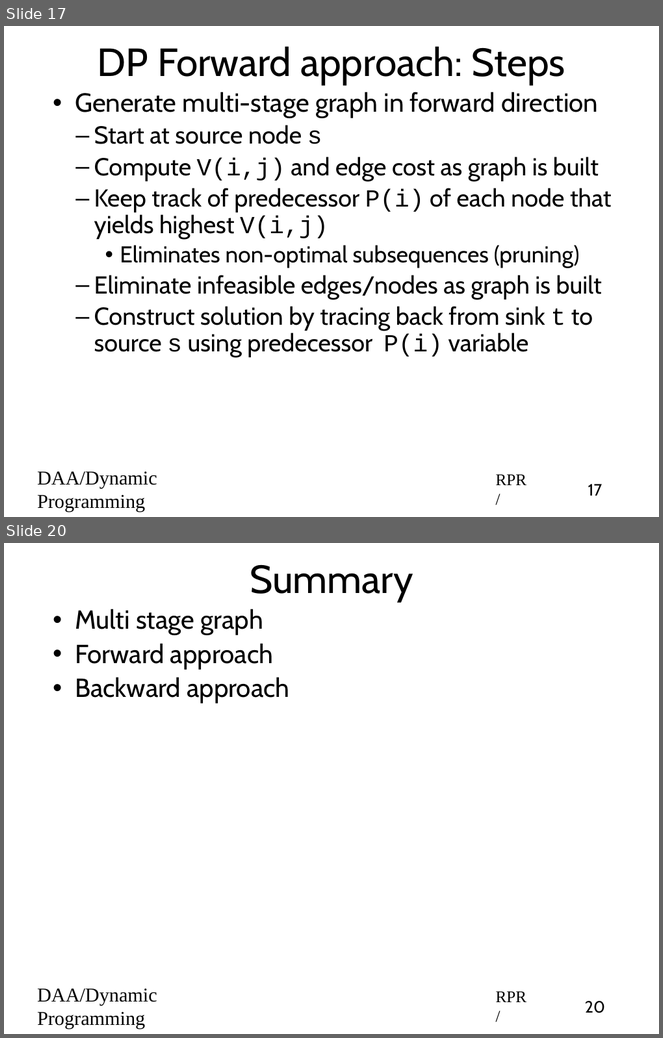
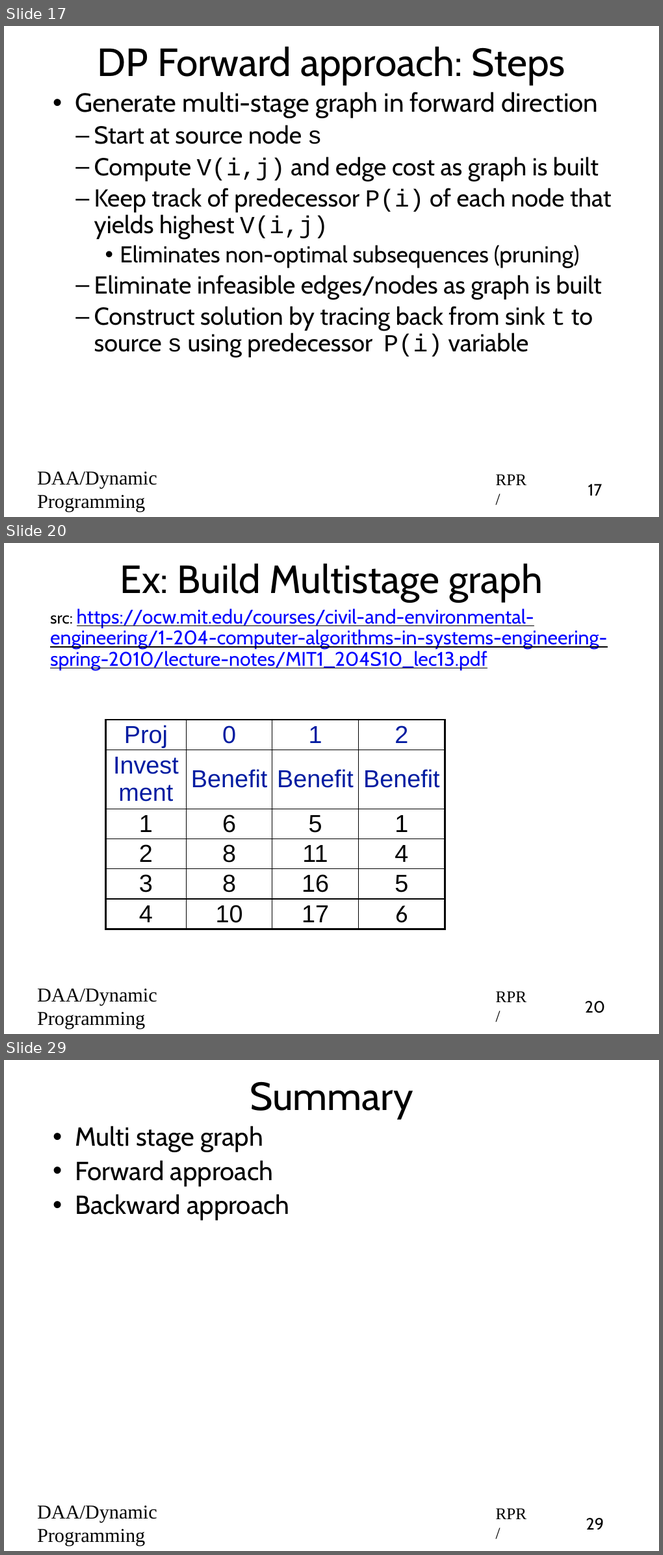
Before and after one commit to rprustagi/2019-17CS43-DAA, a slide deck: Slides-RPR/2019-H1-DAA-L32-DynProg-MultiStage-Graphs.pptx. Shown one above the other, each under a label of ours: slides 17 and 20 before the commit, slides 17, 20 and 29 after it; the slides between them are not shown. The pictures are 663x1038 and 663x1555 pixels, drawn with LibreOffice and Linux fonts; fonts in the diff are those of the drawing. Boxes give left, top, right and bottom in pixels: in the first picture for what was removed or moved away, otherwise in the second. Text is boxed around its words. In the diff, an @@ line names an element or a change of style, - is before the commit and + after.

```diff
--- a/Slides-RPR/2019-H1-DAA-L32-DynProg-MultiStage-Graphs.pptx
+++ b/Slides-RPR/2019-H1-DAA-L32-DynProg-MultiStage-Graphs.pptx
@@ slide 20 added at box(4, 543, 659, 1034), background #FFFFFF @@
@@ title added at box(120, 563, 544, 601), 48 pt, text #000000 @@
+Ex: Build Multistage graph
@@ text added at box(50, 609, 607, 670), 24 pt, text #0000FF, underline @@
+src: https://ocw.mit.edu/courses/civil-and-environmental-engineering/1-204-computer-algorithms-in-systems-engineering-spring-2010/lecture-notes/MIT1_204S10_lec13.pdf
@@ table added at box(105, 720, 445, 926), 6 rows, 4 columns @@
+Proj | 0 | 1 | 2
+Investment | Benefit | Benefit | Benefit
+1 | 6 | 5 | 1
+2 | 8 | 11 | 4
+3 | 8 | 16 | 5
+4 | 10 | 17 | 6
@@ text added at box(37, 989, 157, 1029), 24 pt, text #000000 @@
+DAA/Dynamic Programming
@@ text added at box(496, 991, 527, 1003), 20 pt, text #000000 @@
+RPR/
@@ page number added at box(585, 1001, 605, 1014), 20 pt, text #000000 @@
+20
@@ what was slide 20 is now slide 29 @@
@@ page number at box(586, 1518, 605, 1530): text changed @@
-20
+29
```
Also in this commit, not shown: 2 slides changed, 8 other slides added, 2 other files.
